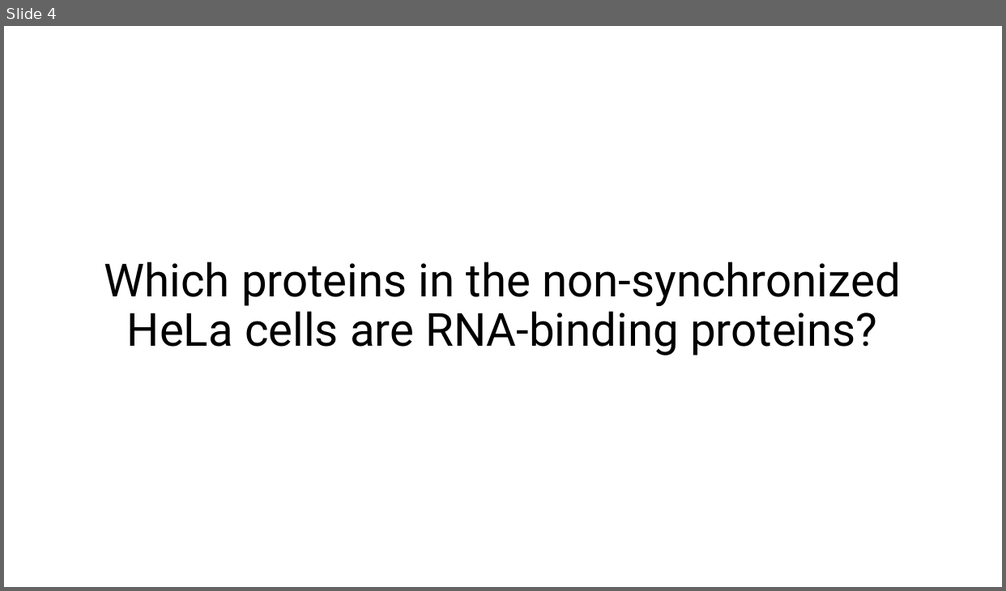
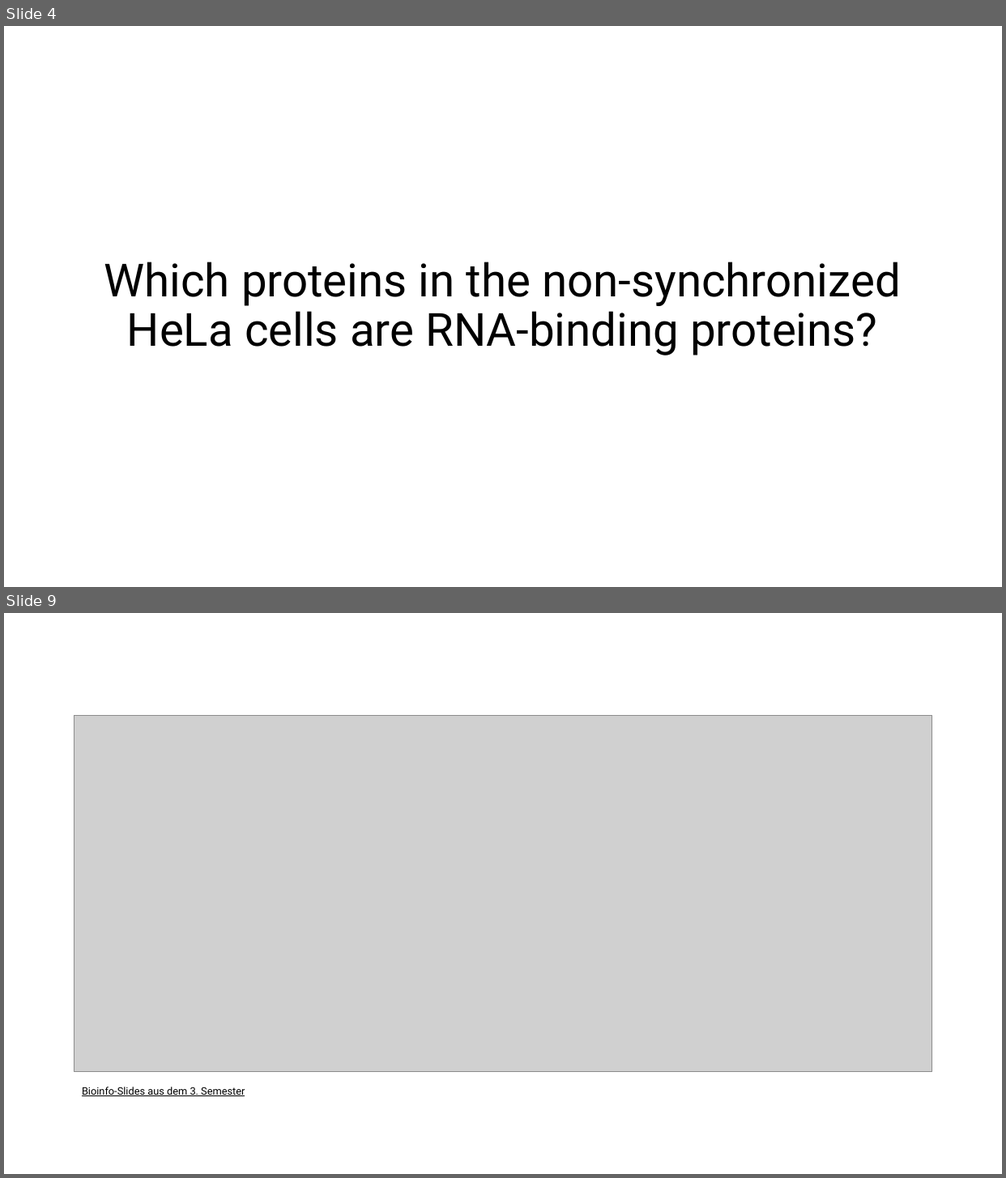
Before and after one commit to MichelaPozzi/2025-topic-03-group-01, a slide deck: Project Proposal Ben.pptx. Shown one above the other, each under a label of ours: slide 4 before the commit, slides 4 and 9 after it; the slides between them are not shown. The pictures are 1006x591 and 1006x1178 pixels, drawn with LibreOffice and Linux fonts; fonts in the diff are those of the drawing; grey boxes stand for pictures. Boxes give left, top, right and bottom in pixels: in the first picture for what was removed or moved away, otherwise in the second. Text is boxed around its words. In the diff, an @@ line names an element or a change of style, - is before the commit and + after.

```diff
--- a/Project Proposal Ben.pptx
+++ b/Project Proposal Ben.pptx
@@ slide 9 added at (x1=4, y1=613, x2=1002, y2=1174), background #FFFFFF @@
@@ picture added at (x1=74, y1=716, x2=931, y2=1072) @@
@@ text added at (x1=82, y1=1087, x2=245, y2=1097), 10 pt, text #000000, underline @@
+Bioinfo-Slides aus dem 3. Semester
```
Also in this commit, not shown: 4 slides changed, 5 other slides added, 2 slides removed, 1 other file.
